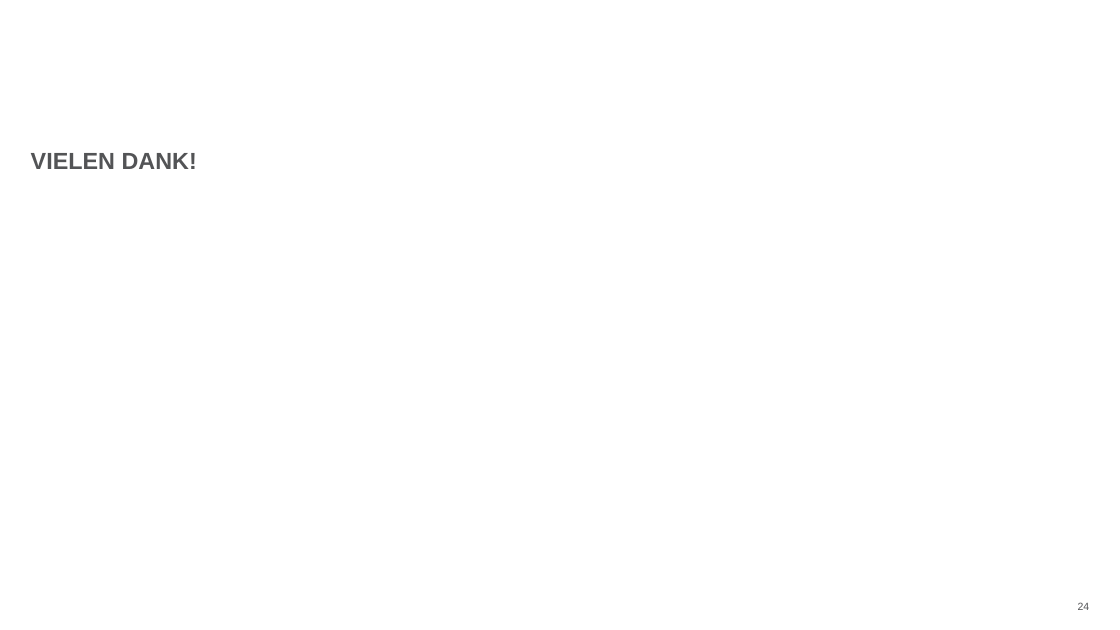
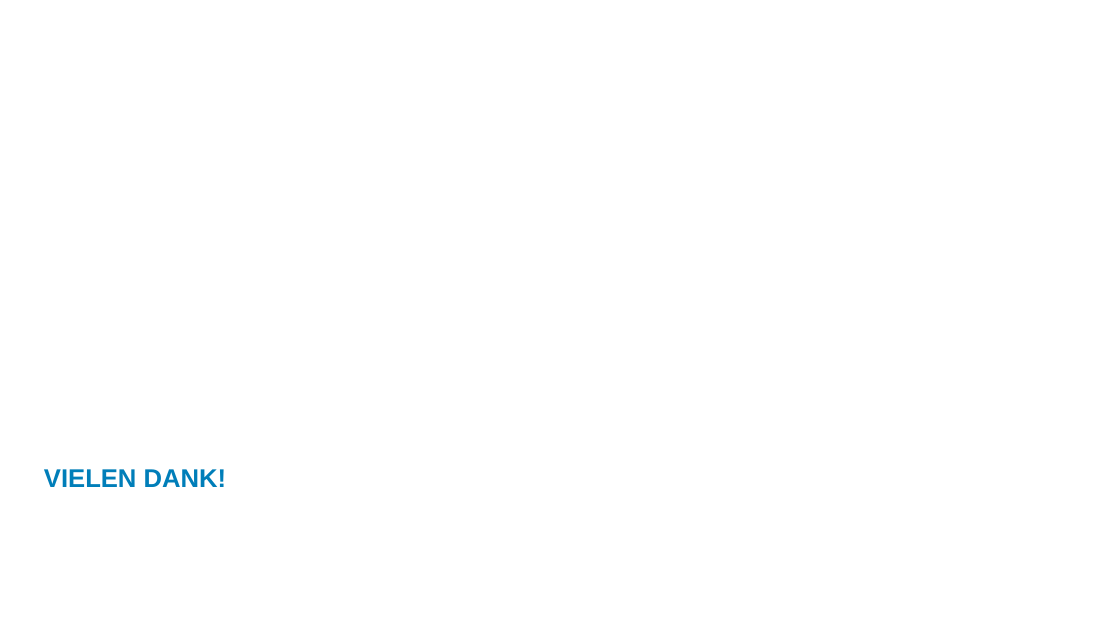
Before and after one commit to nassim-akalai/thesis_latex, a slide deck: slide 24 of praesentation-final.pptx. Drawn at 1120x630 pixels with LibreOffice and Linux fonts; fonts in the diff are those of the drawing; background and template pictures are left out. Boxes give left, top, right and bottom in pixels: in the first picture for what was removed or moved away, otherwise in the second. Text is boxed around its words. In the diff, an @@ line names an element or a change of style, - is before the commit and + after.

```diff
--- a/praesentation-final.pptx
+++ b/praesentation-final.pptx
@@ title "VIELEN DANK!": place and size @@
-title "VIELEN DANK!" at [31, 153, 197, 169]
+title "VIELEN DANK!" at [44, 469, 227, 487]
@@ title "VIELEN DANK!" at [44, 469, 227, 487]: size 20 to 22 pt, text colour #535456 to #007EB9; less space between paragraphs; vertical alignment top to bottom @@
@@ page number removed at [1078, 602, 1090, 610] @@
-24
```
Also in this commit, not shown: 8 other slides changed.
